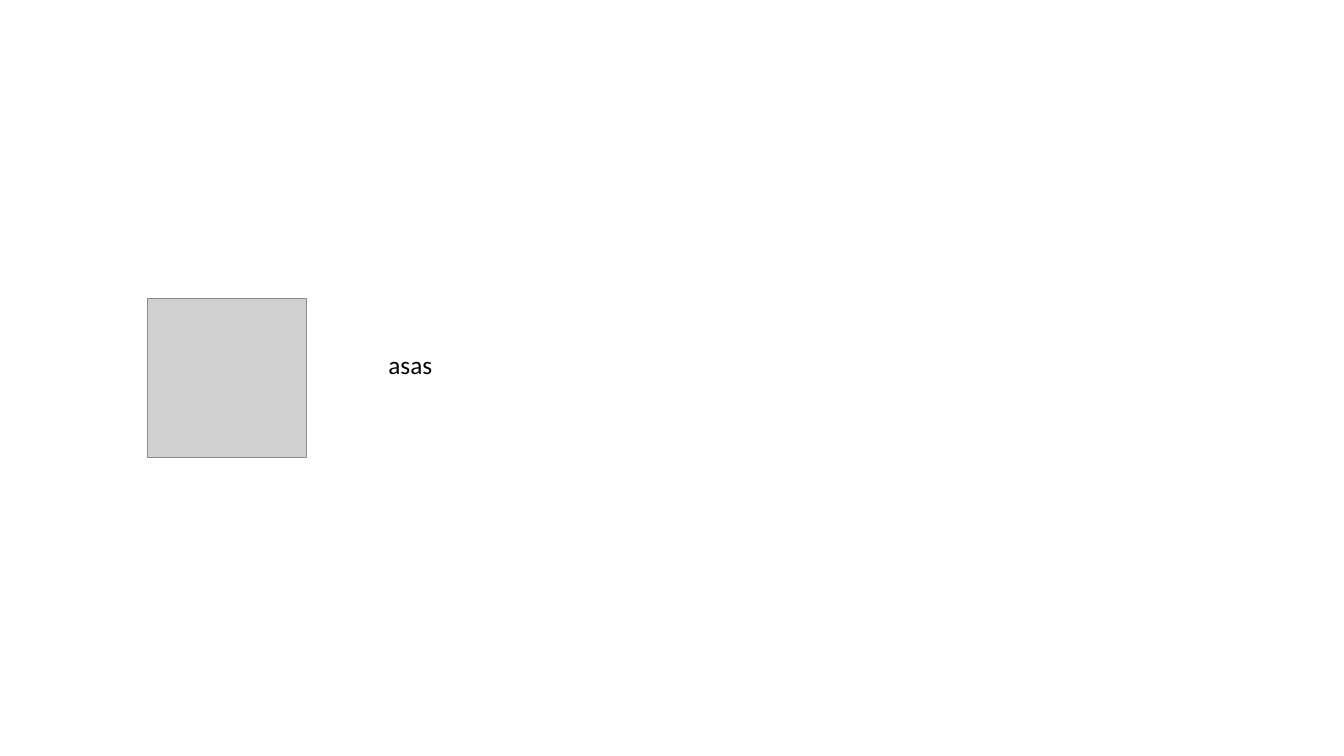
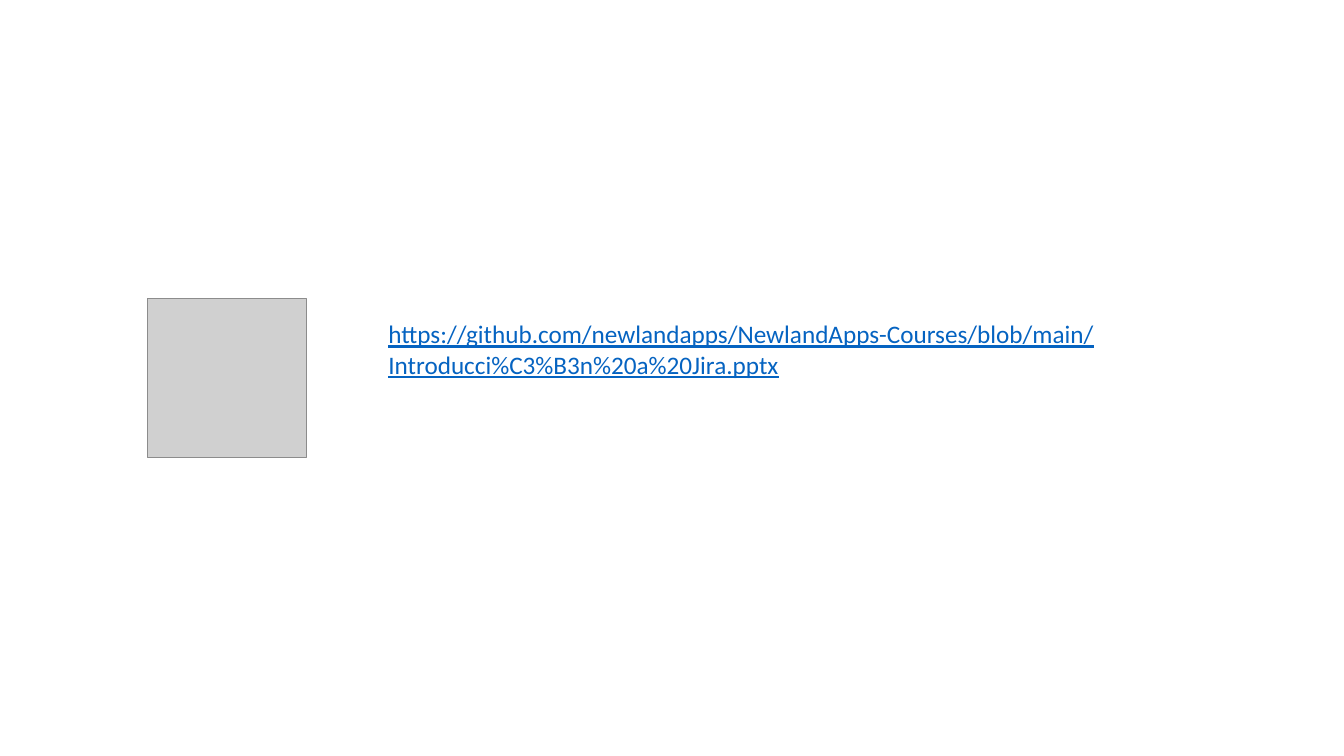
Before and after one commit to newlandapps/NewlandApps-Courses, a slide deck: slide 7 of Introducción a Jira.pptx. Drawn at 1344x756 pixels with LibreOffice and Linux fonts; fonts in the diff are those of the drawing; grey boxes stand for pictures. Boxes give left, top, right and bottom in pixels: in the first picture for what was removed or moved away, otherwise in the second. Text is boxed around its words. In the diff, an @@ line names an element or a change of style, - is before the commit and + after.

Commit message:
Update Introducción a Jira.pptx
actualizacion de link github

```diff
--- a/Introducción a Jira.pptx
+++ b/Introducción a Jira.pptx
@@ text at [388,325,1093,378]: text changed; text colour #000000 to #0563C1 @@
-asas
+https://github.com/newlandapps/NewlandApps-Courses/blob/main/Introducci%C3%B3n%20a%20Jira.pptx
```
